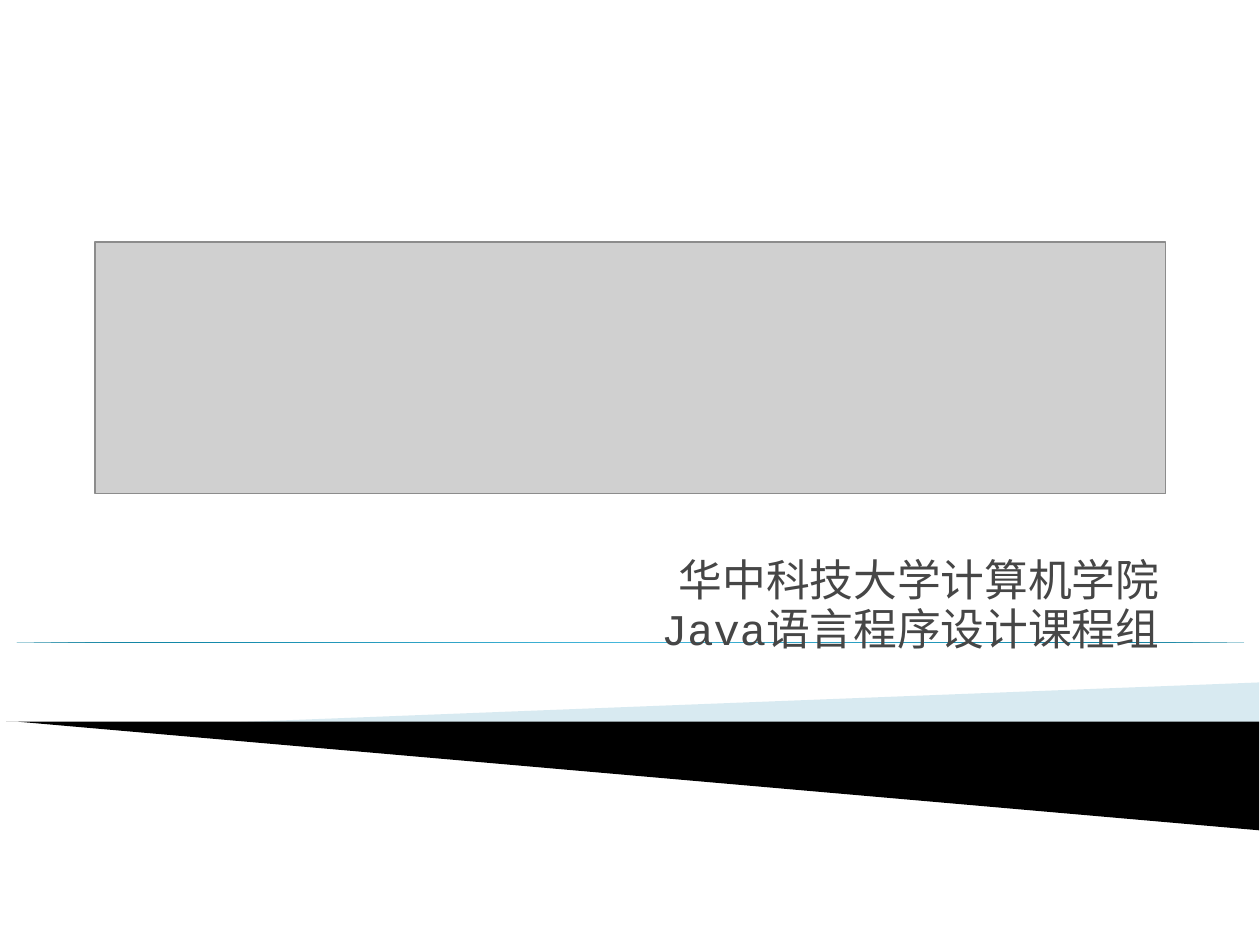
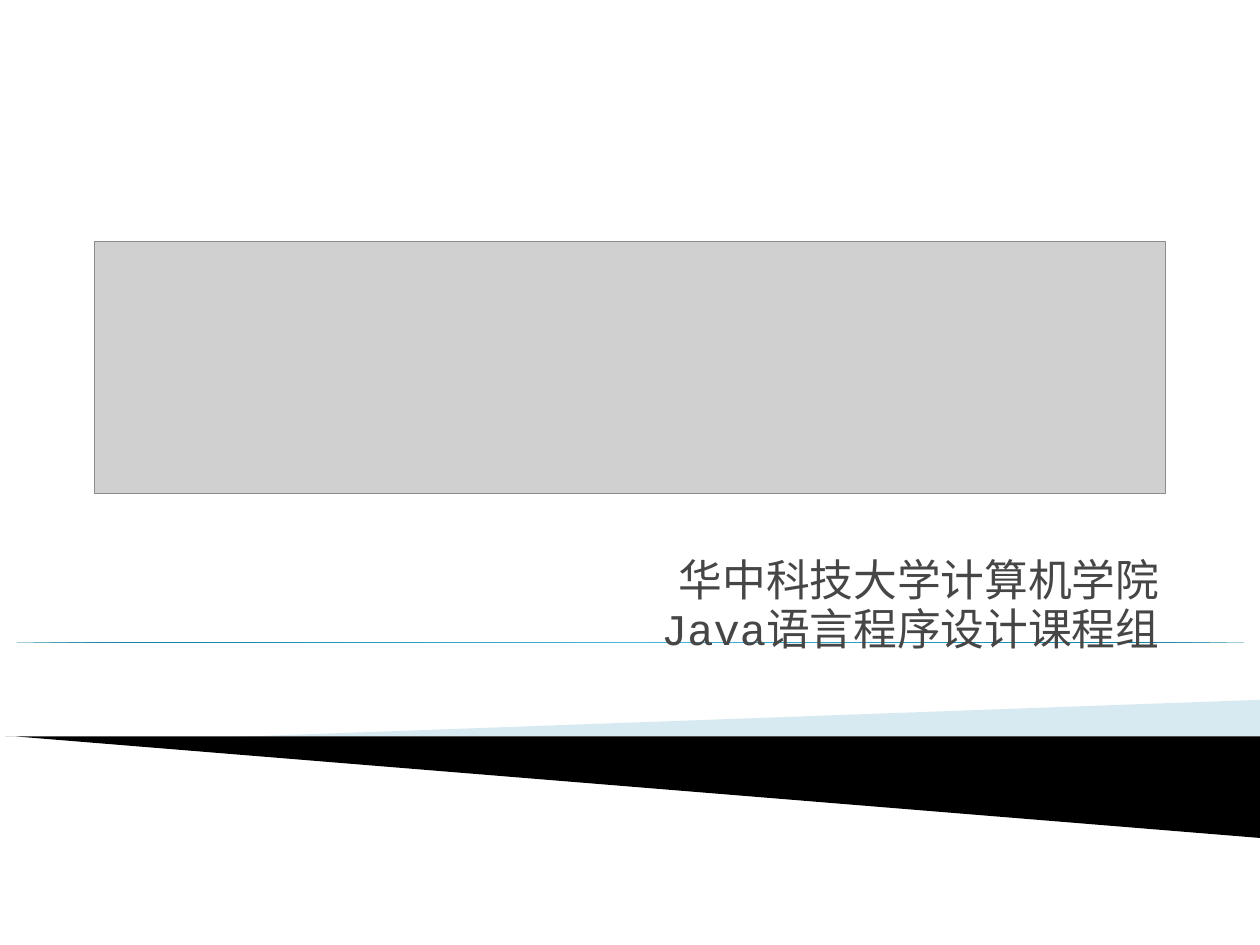
Before and after one commit to lyfzero/Java-experiment, a slide deck: slide 1 of Java新实验一/Java程序设计实验一帮助文档.ppt. Drawn at 1260x945 pixels with LibreOffice and Linux fonts; fonts in the diff are those of the drawing; grey boxes stand for pictures; background and template pictures are left out. Boxes give left, top, right and bottom in pixels: in the first picture for what was removed or moved away, otherwise in the second. Text is boxed around its words. In the diff, an @@ line names an element or a change of style, - is before the commit and + after.

```diff
--- a/Java新实验一/Java程序设计实验一帮助文档.ppt
+++ b/Java新实验一/Java程序设计实验一帮助文档.ppt
@@ freeform shape resized from (x1=233, y1=683, x2=1259, y2=750) to (x1=233, y1=699, x2=1260, y2=762) @@
@@ freeform shape resized from (x1=6, y1=722, x2=1259, y2=830) to (x1=5, y1=736, x2=1260, y2=838) @@
```
Also in this commit, not shown: 1 other slide changed.
